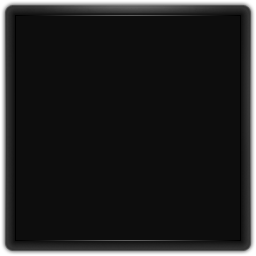
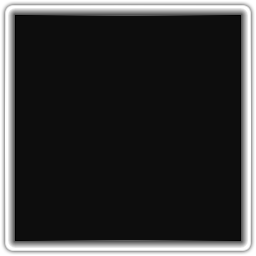
Layers edited between the first and the second 256 x 256 image:
painted on "Shape 1 copy 2", masked it over (5, 5, 251, 251)
hid "Shape 1", painted on it over (5, 5, 251, 251)
